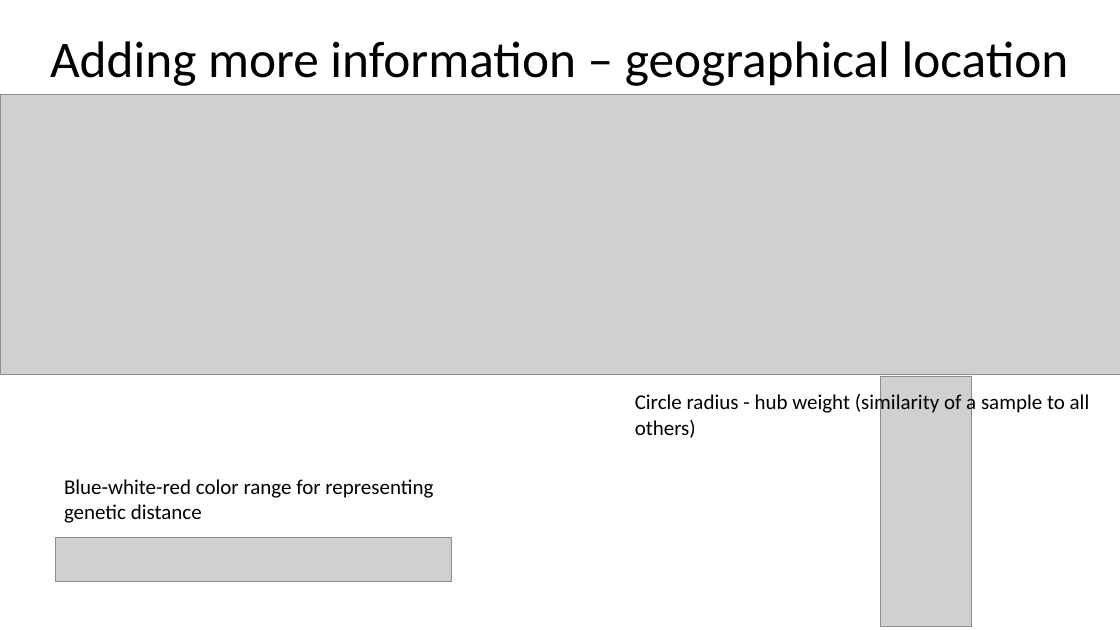
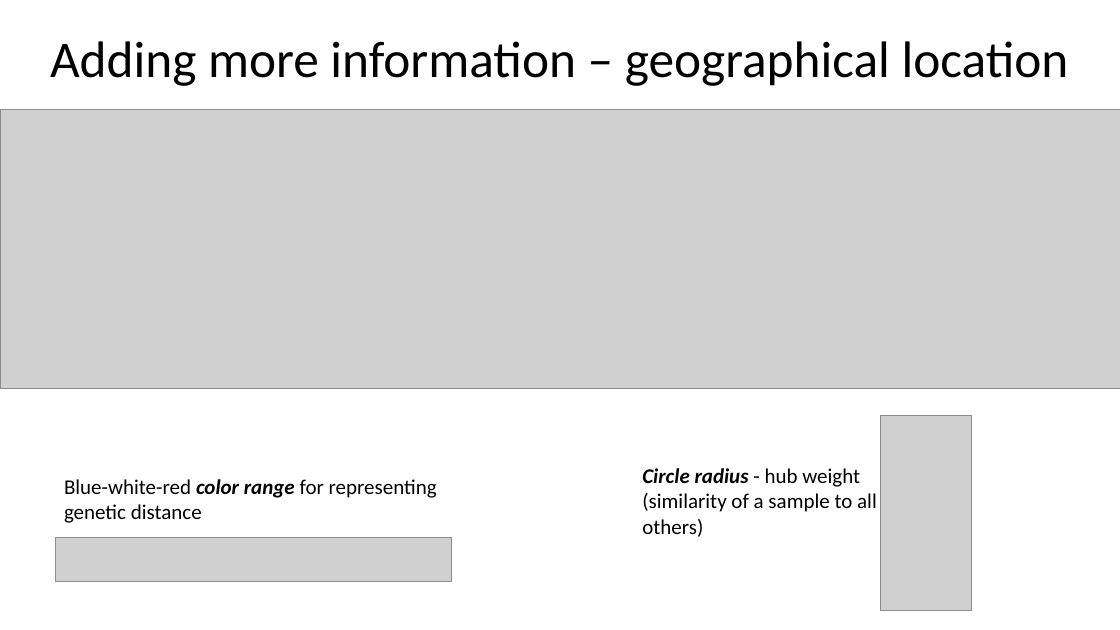
Before and after one commit to saevars/DV, a slide deck: slide 5 of Final/Presentation/Data Visualization Final.pptx. Drawn at 1120x630 pixels with LibreOffice and Linux fonts; fonts in the diff are those of the drawing; grey boxes stand for pictures. Boxes give left, top, right and bottom in pixels: in the first picture for what was removed or moved away, otherwise in the second. Text is boxed around its words. In the diff, an @@ line names an element or a change of style, - is before the commit and + after.

```diff
--- a/Final/Presentation/Data Visualization Final.pptx
+++ b/Final/Presentation/Data Visualization Final.pptx
@@ picture: place and size @@
-picture at bbox=[0, 95, 1120, 375]
+picture at bbox=[0, 109, 1120, 389]
@@ picture: place and size @@
-picture at bbox=[881, 376, 972, 627]
+picture at bbox=[881, 416, 972, 611]
@@ text "Blue-white-red color range for representing ..." at bbox=[64, 479, 437, 523]: bold on, italic on in "color range" @@
@@ text "Circle radius - hub weight ...": place and size @@
-text "Circle radius - hub weight ..." at bbox=[635, 392, 1090, 438]
+text "Circle radius - hub weight ..." at bbox=[642, 468, 877, 537]
@@ text "Circle radius - hub weight ..." at bbox=[642, 468, 877, 537]: bold on, italic on in "Circle radius" @@
```
Also in this commit, not shown: 2 other slides changed, 1 other file.
